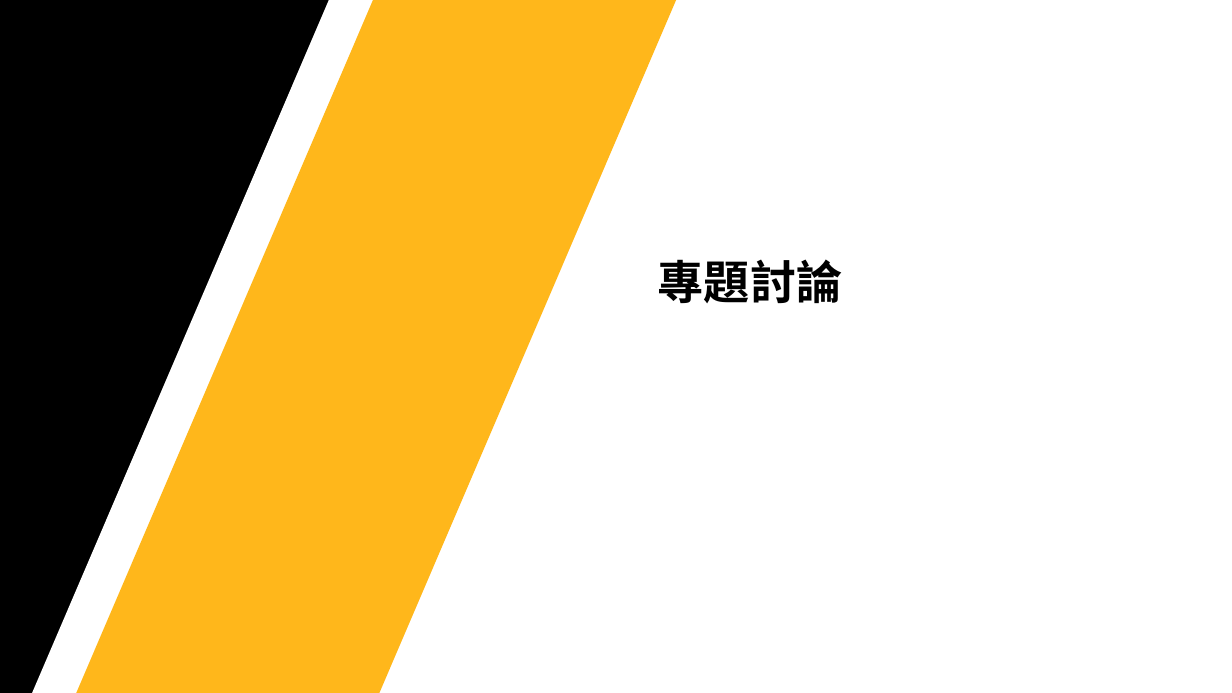
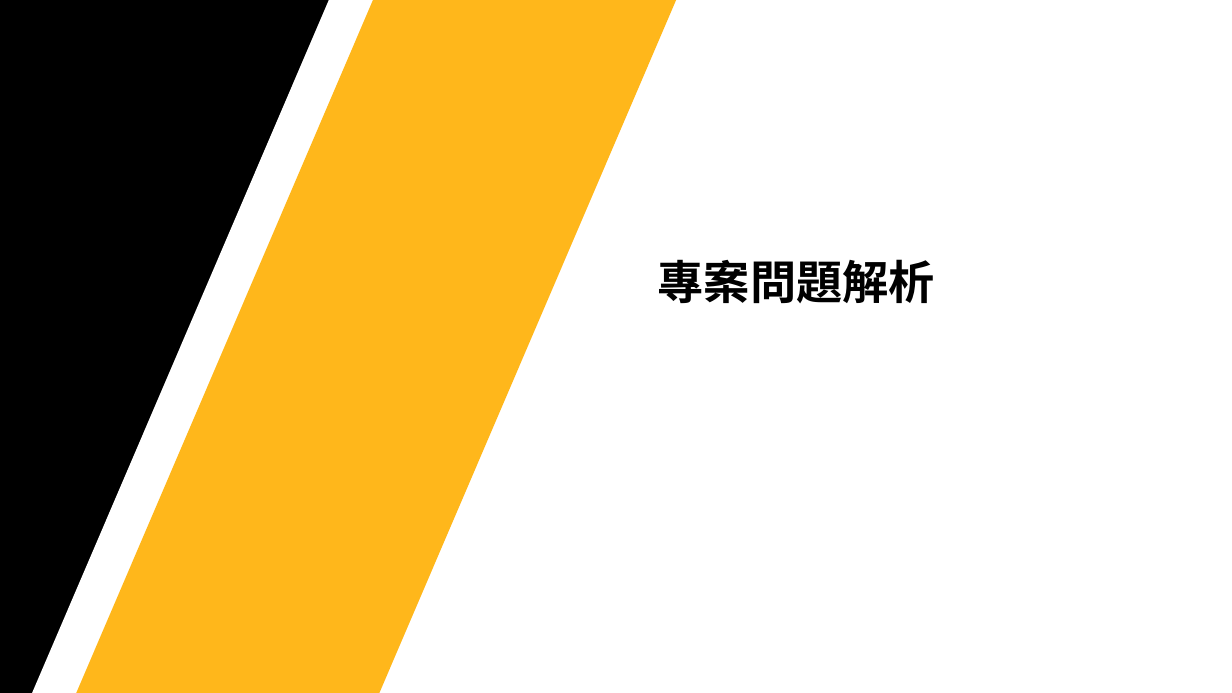
Before and after one commit to Jerrick-cheng/AEDT-Automation-Camp, a slide deck: slide 10 of 上課教材/Week7.pptx (slide 9 before the commit). Drawn at 1232x693 pixels with LibreOffice and Linux fonts; fonts in the diff are those of the drawing; background and template pictures are left out. Boxes give left, top, right and bottom in pixels: in the first picture for what was removed or moved away, otherwise in the second. Text is boxed around its words. In the diff, an @@ line names an element or a change of style, - is before the commit and + after.

```diff
--- a/上課教材/Week7.pptx
+++ b/上課教材/Week7.pptx
@@ text at (x1=658, y1=259, x2=935, y2=303): text changed @@
-專題討論
+專案問題解析
```
Also in this commit, not shown: 1 other slide changed, 1 slide added, 5 other files.
